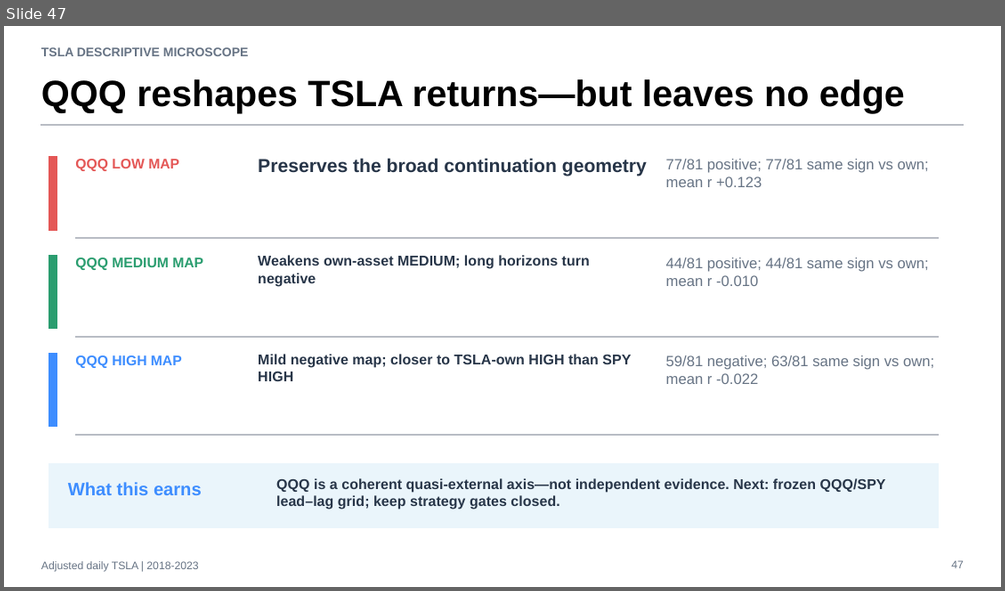
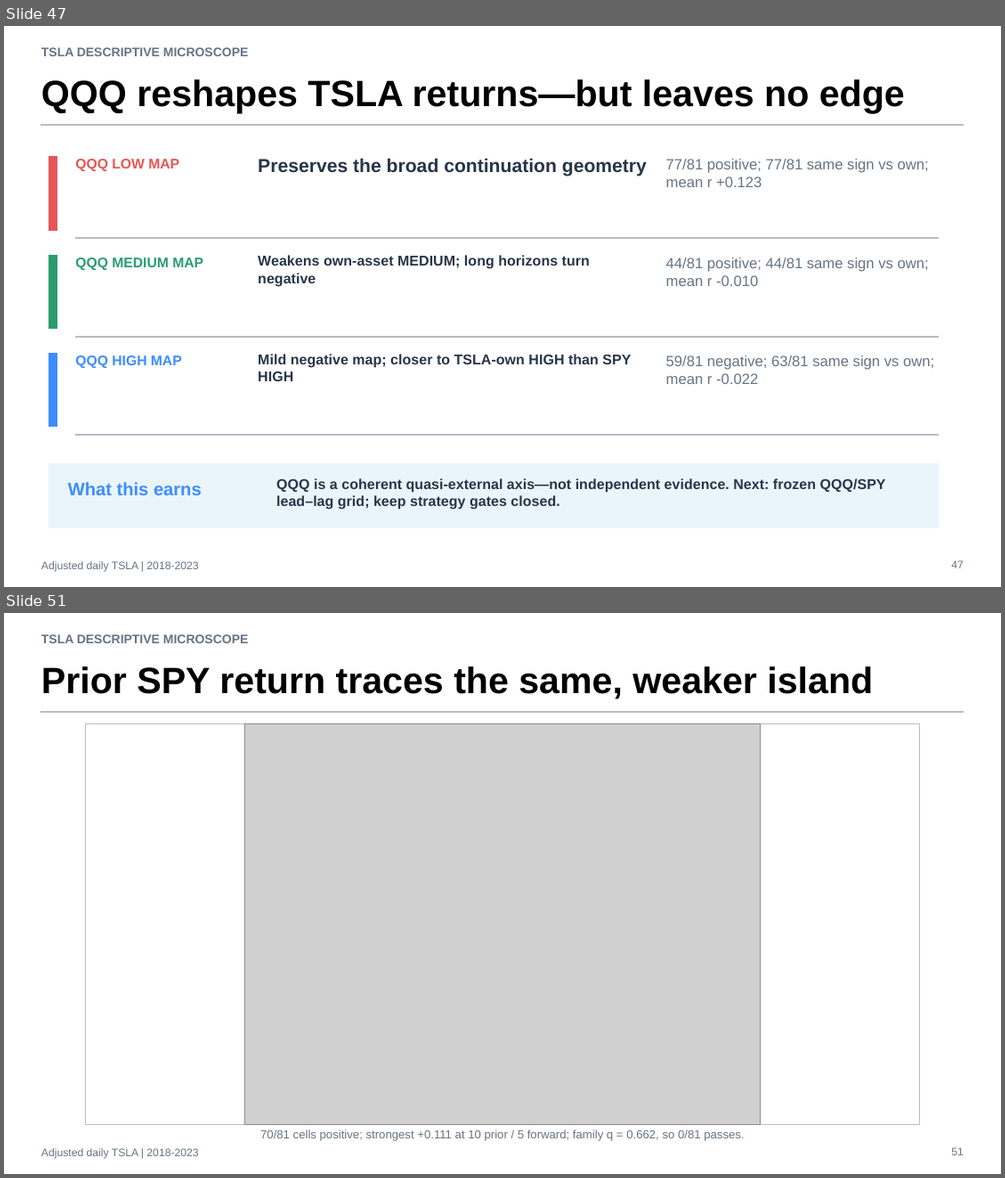
Before and after one commit to Francisc0Franc0/Time-Series-Modeling-Gen5, a slide deck: operator_hypothesis_lab/presentations/tsla_descriptive_microscope_evidence.pptx. Shown one above the other, each under a label of ours: slide 47 before the commit, slides 47 and 51 after it; the slides between them are not shown. The pictures are 1005x591 and 1005x1178 pixels, drawn with LibreOffice and Linux fonts; fonts in the diff are those of the drawing; grey boxes stand for pictures. Boxes give left, top, right and bottom in pixels: in the first picture for what was removed or moved away, otherwise in the second. Text is boxed around its words. In the diff, an @@ line names an element or a change of style, - is before the commit and + after.

Commit message:
Add QQQ SPY prior return slice

```diff
--- a/operator_hypothesis_lab/presentations/tsla_descriptive_microscope_evidence.pptx
+++ b/operator_hypothesis_lab/presentations/tsla_descriptive_microscope_evidence.pptx
@@ slide 51 added at [4,613,1001,1174], background #FFFFFF @@
@@ text added at [41,634,249,643], 12 pt, text #667384, bold @@
+TSLA DESCRIPTIVE MICROSCOPE
@@ text added at [41,666,873,699], 35.2 pt, text #000000, bold @@
+Prior SPY return traces the same, weaker island
@@ rectangle added at [41,711,963,713], fill #B8BCC4, outline #B8BCC4 0 pt @@
@@ rectangle added at [86,723,919,1125], fill #FFFFFF, outline #B8BCC4 0.75 pt @@
@@ picture added at [245,723,760,1125] @@
@@ text added at [260,1129,744,1141], 11.2 pt, text #667384 @@
+70/81 cells positive; strongest +0.111 at 10 prior / 5 forward; family q = 0.662, so 0/81 passes.
@@ text added at [41,1148,198,1159], 10.5 pt, text #667384 @@
+Adjusted daily TSLA | 2018-2023
@@ text added at [951,1147,963,1155], 10.5 pt, text #667384 @@
+51
```
Also in this commit, not shown: 5 other slides added, 4 other files.
